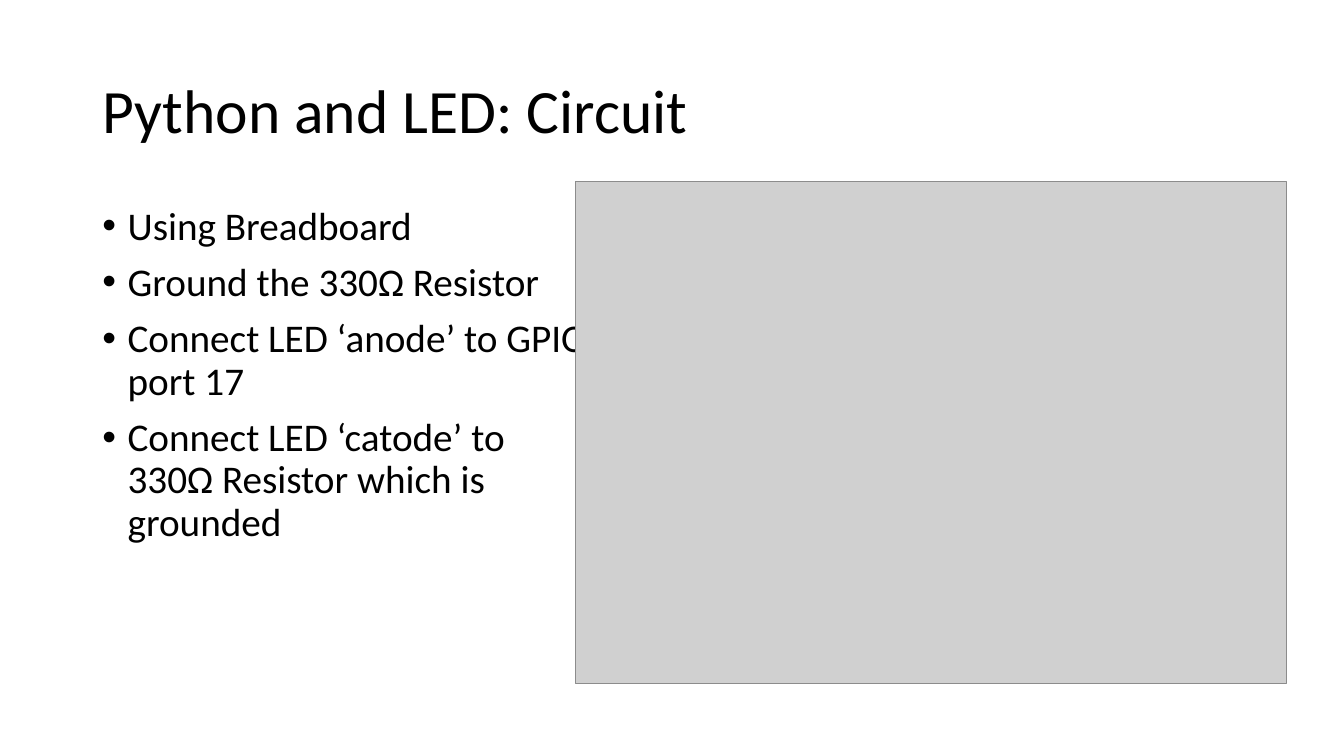
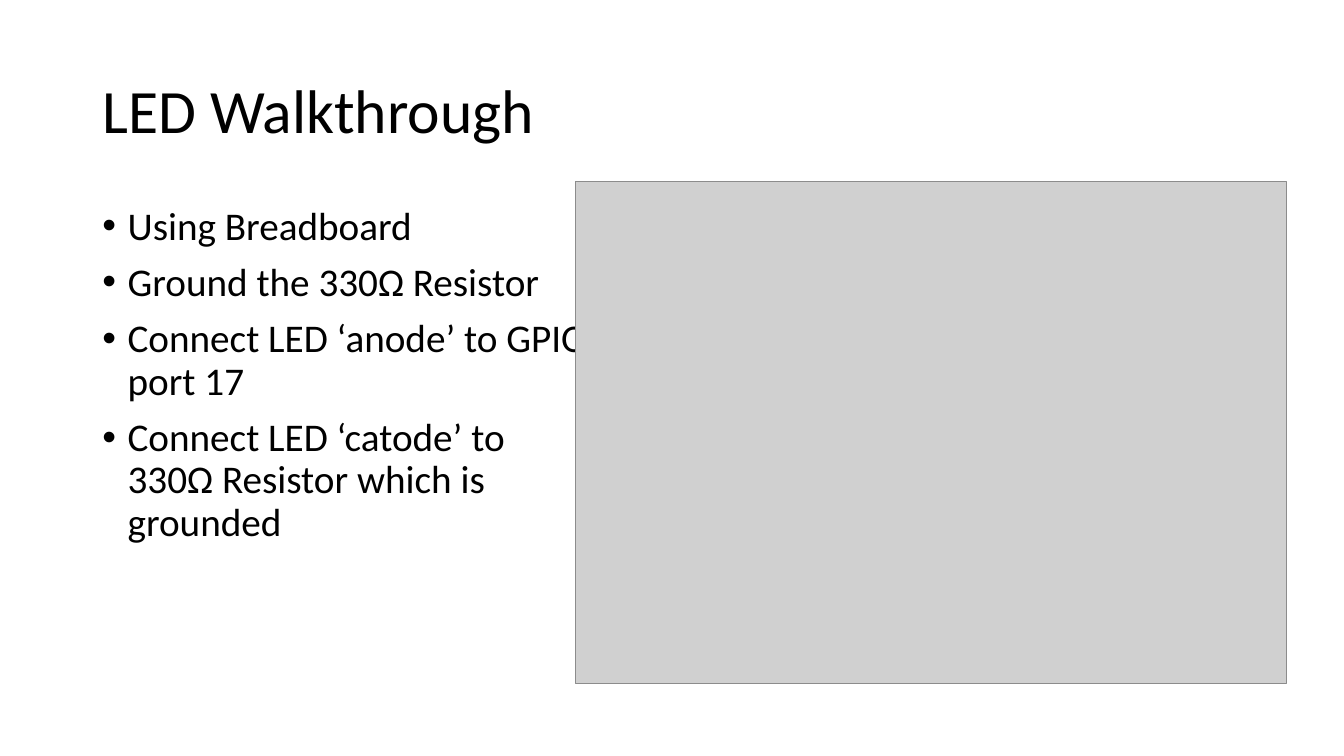
Before and after one commit to mluckenbill/philly-code-camp-2017-1, a slide deck: slide 21 of Philadelphia Code Camp.pptx. Drawn at 1344x756 pixels with LibreOffice and Linux fonts; fonts in the diff are those of the drawing; grey boxes stand for pictures. Boxes give left, top, right and bottom in pixels: in the first picture for what was removed or moved away, otherwise in the second. Text is boxed around its words. In the diff, an @@ line names an element or a change of style, - is before the commit and + after.

```diff
--- a/Philadelphia Code Camp.pptx
+++ b/Philadelphia Code Camp.pptx
@@ title at (x1=102, y1=90, x2=534, y2=144): text changed @@
-Python and LED: Circuit
+LED Walkthrough
```
Also in this commit, not shown: 3 other slides changed, 9 slides added, 4 slides removed, 1 other file.
